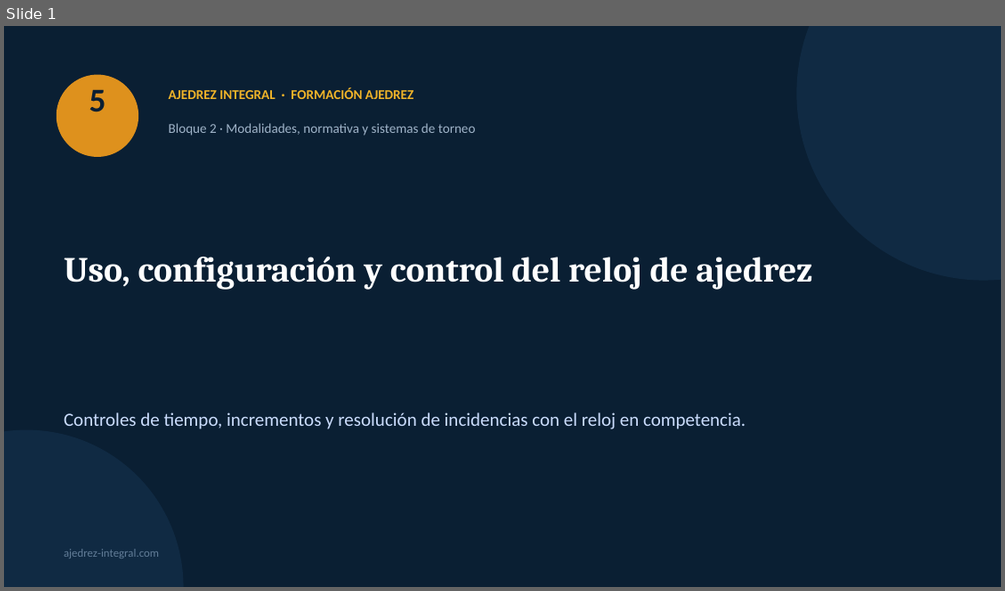
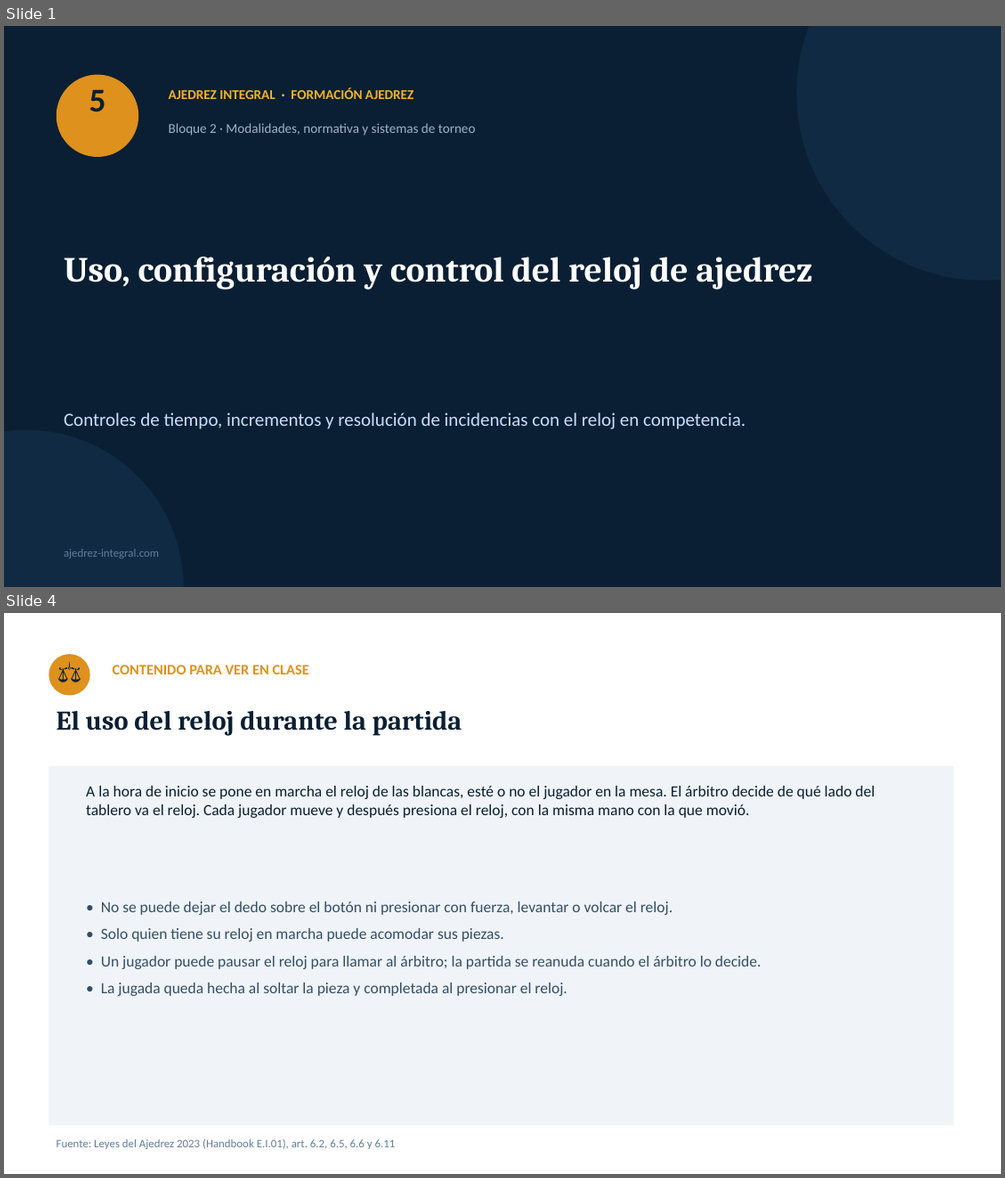
Before and after one commit to GMpupilo2026/Pagina-Completa, a slide deck: cursos/recursos/formacion-ajedrez/05-uso-y-control-del-reloj.pptx. Shown one above the other, each under a label of ours: slide 1 before the commit, slides 1 and 4 after it; the slides between them are not shown. The pictures are 1005x591 and 1005x1178 pixels, drawn with LibreOffice and Linux fonts; fonts in the diff are those of the drawing. Boxes give left, top, right and bottom in pixels: in the first picture for what was removed or moved away, otherwise in the second. Text is boxed around its words. In the diff, an @@ line names an element or a change of style, - is before the commit and + after.

```diff
--- a/cursos/recursos/formacion-ajedrez/05-uso-y-control-del-reloj.pptx
+++ b/cursos/recursos/formacion-ajedrez/05-uso-y-control-del-reloj.pptx
@@ slide 4 added at box(4, 613, 1001, 1174), background #FFFFFF @@
@@ ellipse added at box(48, 654, 90, 695), fill #DE911D @@
@@ text added at box(48, 654, 90, 695), 20 pt, text #0A1F33 @@
+⚖
@@ text added at box(113, 665, 309, 674), 14 pt, text #DE911D, bold @@
+CONTENIDO PARA VER EN CLASE
@@ text added at box(57, 711, 462, 735), 26 pt, text #0A1F33, bold @@
+El uso del reloj durante la partida
@@ rectangle added at box(48, 766, 954, 1126), fill #F0F4F8 @@
@@ text added at box(86, 786, 874, 818), 15 pt, text #0A1F33 @@
+A la hora de inicio se pone en marcha el reloj de las blancas, esté o no el jugador en la mesa. El árbitro decide de qué lado del tablero va el reloj. Cada jugador mueve y después presiona el reloj, con la misma mano con la que movió.
@@ text added at box(101, 901, 761, 996), 15 pt, text #334E68 @@
+• No se puede dejar el dedo sobre el botón ni presionar con fuerza, levantar o volcar el reloj.
+• Solo quien tiene su reloj en marcha puede acomodar sus piezas.
+• Un jugador puede pausar el reloj para llamar al árbitro; la partida se reanuda cuando el árbitro lo decide.
+• La jugada queda hecha al soltar la pieza y completada al presionar el reloj.
@@ text added at box(57, 1139, 396, 1149), 11 pt, text #627D98 @@
+Fuente: Leyes del Ajedrez 2023 (Handbook E.I.01), art. 6.2, 6.5, 6.6 y 6.11
```
Also in this commit, not shown: 1 slide changed, 19 other slides added, 2 slides removed, 28 other files.
